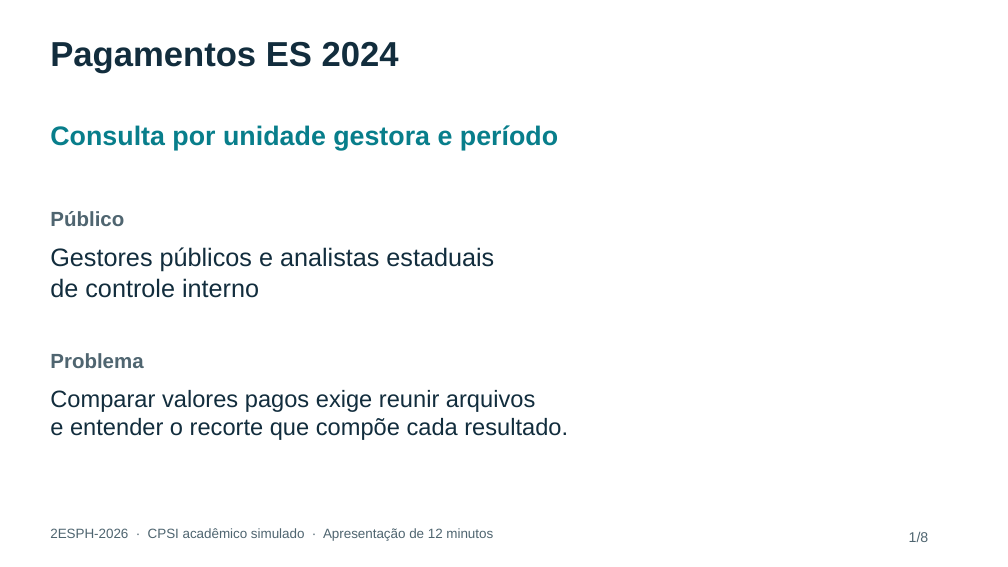
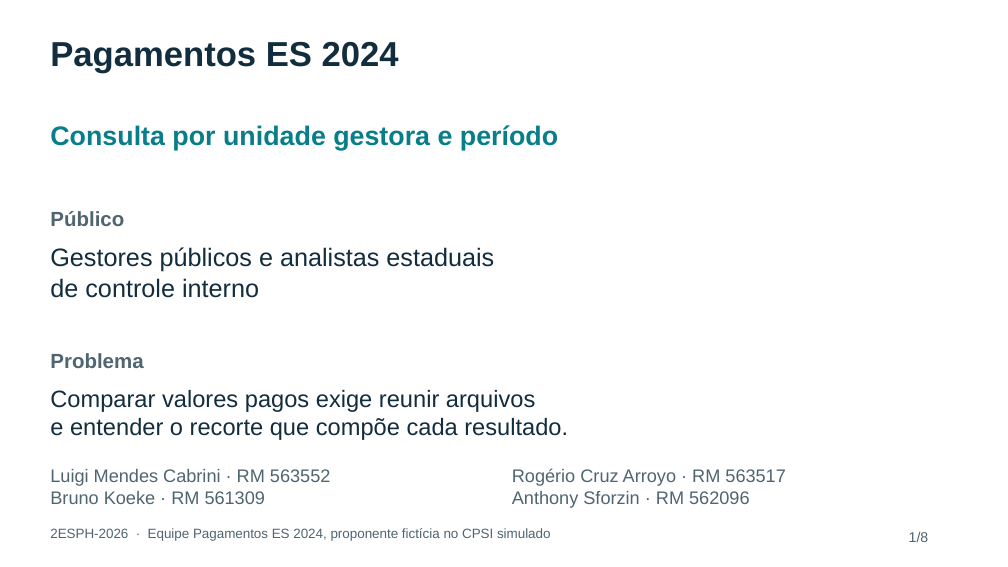
Before and after one commit to Stratfy/cp5-data, a slide deck: slide 1 of docs/apresentacao_pagamentos_es_2024.pptx. Drawn at 1008x567 pixels with LibreOffice and Linux fonts; fonts in the diff are those of the drawing. Boxes give left, top, right and bottom in pixels: in the first picture for what was removed or moved away, otherwise in the second. Text is boxed around its words. In the diff, an @@ line names an element or a change of style, - is before the commit and + after.

```diff
--- a/docs/apresentacao_pagamentos_es_2024.pptx
+++ b/docs/apresentacao_pagamentos_es_2024.pptx
@@ text added at (50,469,330,504), 17.2 pt, text #4F6570 @@
+Luigi Mendes Cabrini · RM 563552
+Bruno Koeke · RM 561309
@@ text added at (512,468,785,508), 17.2 pt, text #4F6570 @@
+Rogério Cruz Arroyo · RM 563517
+Anthony Sforzin · RM 562096
@@ text at (50,528,551,541): text changed @@
-2ESPH-2026 · CPSI acadêmico simulado · Apresentação de 12 minutos
+2ESPH-2026 · Equipe Pagamentos ES 2024, proponente fictícia no CPSI simulado
```
Also in this commit, not shown: 3 other slides changed, 13 other files.
